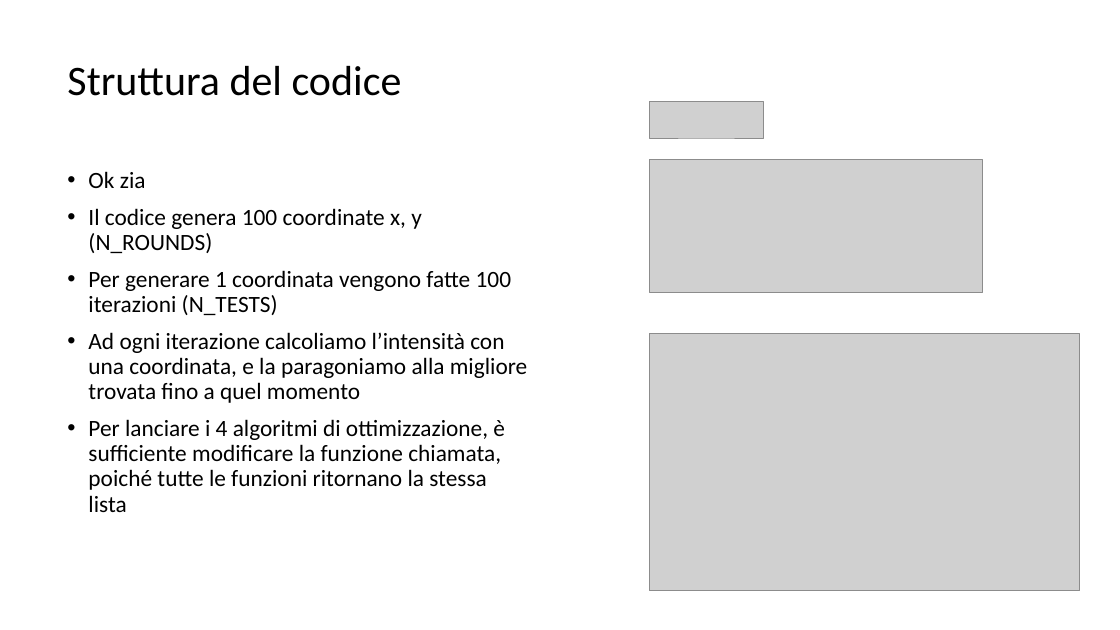
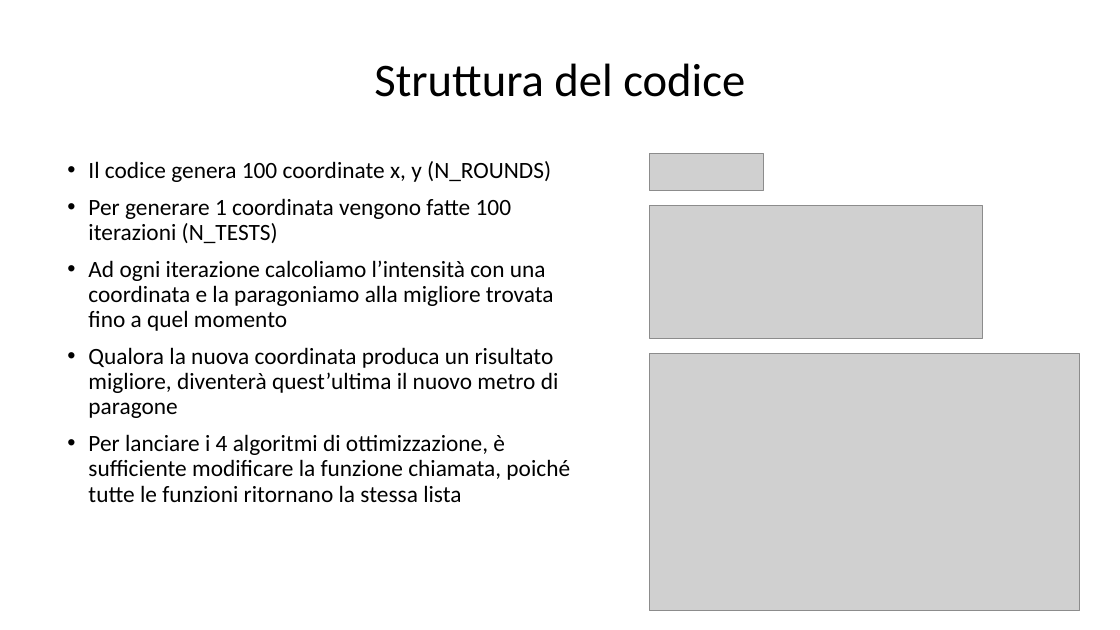
Before and after one commit to af20/mds_decision_making, a slide deck: slide 6 of R/Decision Making slides.pptx (slide 5 before the commit). Drawn at 1120x630 pixels with LibreOffice and Linux fonts; fonts in the diff are those of the drawing; grey boxes stand for pictures. Boxes give left, top, right and bottom in pixels: in the first picture for what was removed or moved away, otherwise in the second. Text is boxed around its words. In the diff, an @@ line names an element or a change of style, - is before the commit and + after.

```diff
--- a/R/Decision Making slides.pptx
+++ b/R/Decision Making slides.pptx
@@ title "Struttura del codice" at bbox=[374, 63, 745, 97]: size 36 to 40 pt; alignment left to centre @@
@@ text "Il codice genera 100 coordinate ...": place and size @@
-text "Il codice genera 100 coordinate ..." at bbox=[88, 171, 527, 512]
+text "Il codice genera 100 coordinate ..." at bbox=[88, 161, 570, 502]
@@ text at bbox=[88, 171, 146, 188]: paragraph removed @@
-• Ok zia
@@ picture: place and size @@
-picture at bbox=[649, 102, 763, 139]
+picture at bbox=[649, 154, 763, 191]
@@ picture: place and size @@
-picture at bbox=[649, 160, 983, 292]
+picture at bbox=[649, 206, 983, 339]
@@ text at bbox=[88, 260, 559, 418]: text changed @@
-• Ad ogni iterazione calcoliamo l’intensità con una coordinata, e la paragoniamo alla migliore trovata fino a quel momento
+• Ad ogni iterazione calcoliamo l’intensità con una coordinata e la paragoniamo alla migliore trovata fino a quel momento
+• Qualora la nuova coordinata produca un risultato migliore, diventerà quest’ultima il nuovo metro di paragone
@@ picture: place and size @@
-picture at bbox=[649, 334, 1080, 591]
+picture at bbox=[649, 354, 1080, 611]
```
Also in this commit, not shown: 9 other slides changed, 1 slide added, 1 other file.
